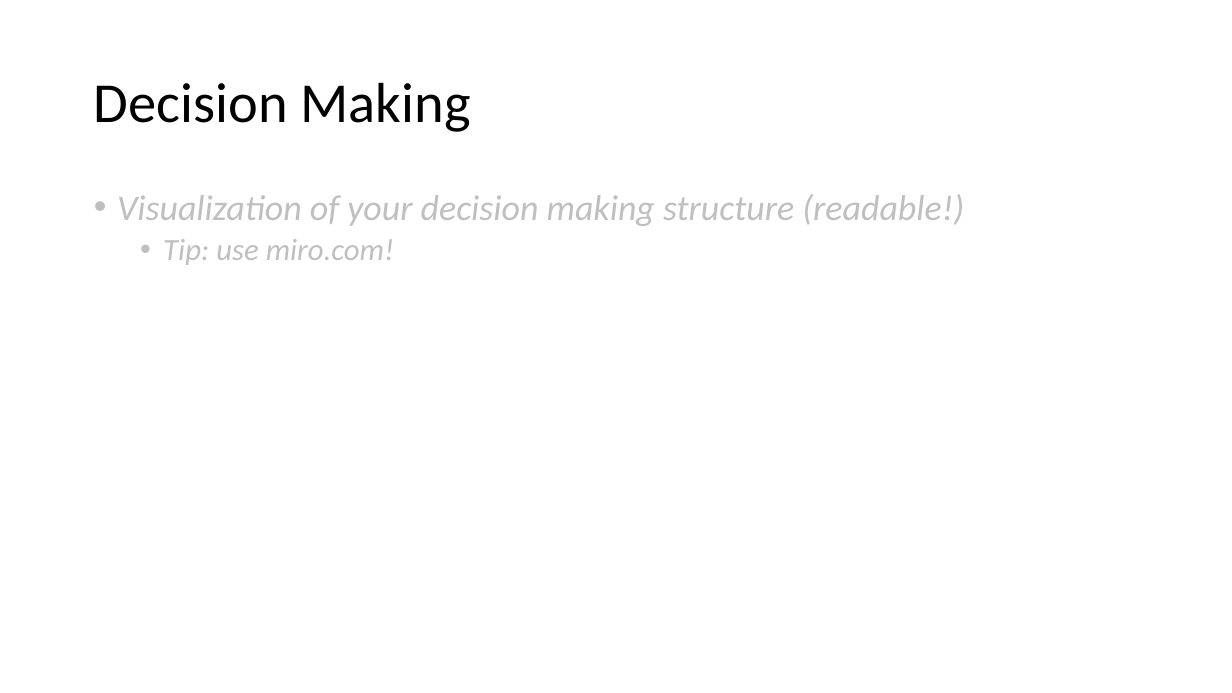
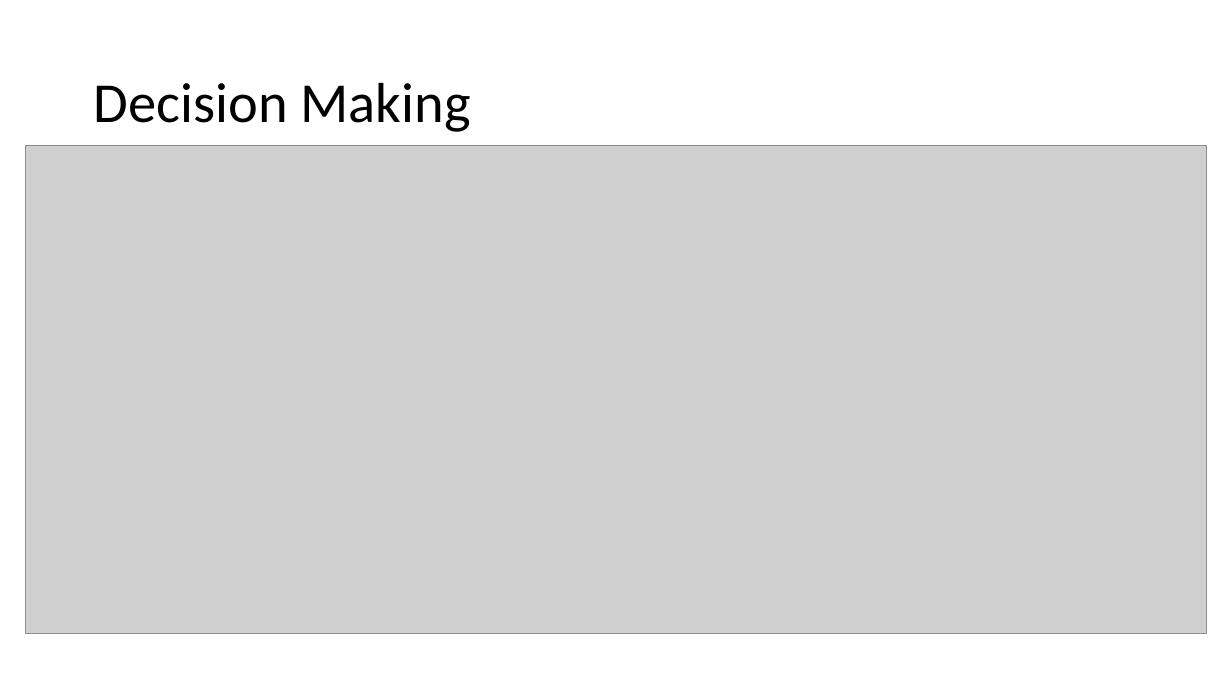
Before and after one commit to revekka-andronikidu/ZombieAISurvivalGame, a slide deck: slide 2 of GPP_ZombieAI_LastNameFirstName_2DAEXX.pptx. Drawn at 1232x693 pixels with LibreOffice and Linux fonts; fonts in the diff are those of the drawing; grey boxes stand for pictures. Boxes give left, top, right and bottom in pixels: in the first picture for what was removed or moved away, otherwise in the second. Text is boxed around its words. In the diff, an @@ line names an element or a change of style, - is before the commit and + after.

```diff
--- a/GPP_ZombieAI_LastNameFirstName_2DAEXX.pptx
+++ b/GPP_ZombieAI_LastNameFirstName_2DAEXX.pptx
@@ picture added at [26,146,1207,634] @@
@@ text removed at [117,194,964,265] @@
-• Visualization of your decision making structure (readable!)
-  • Tip: use miro.com!
```
Also in this commit, not shown: 3 other slides changed, 3 slides added, 3 slides removed, 13 other files.
